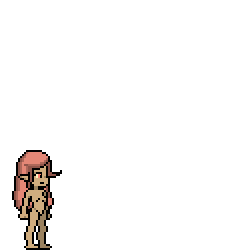
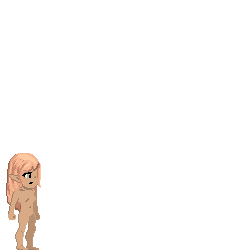
Layer changes from the first 250×250 image to the second:
painted on "Layer 1" over (6, 150, 62, 250)
